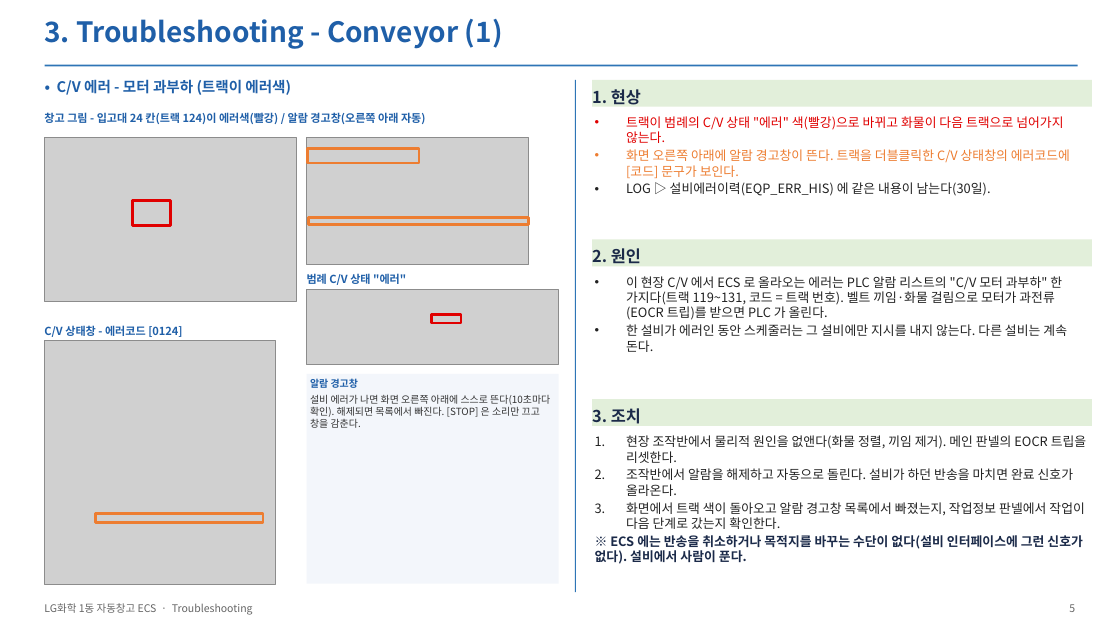
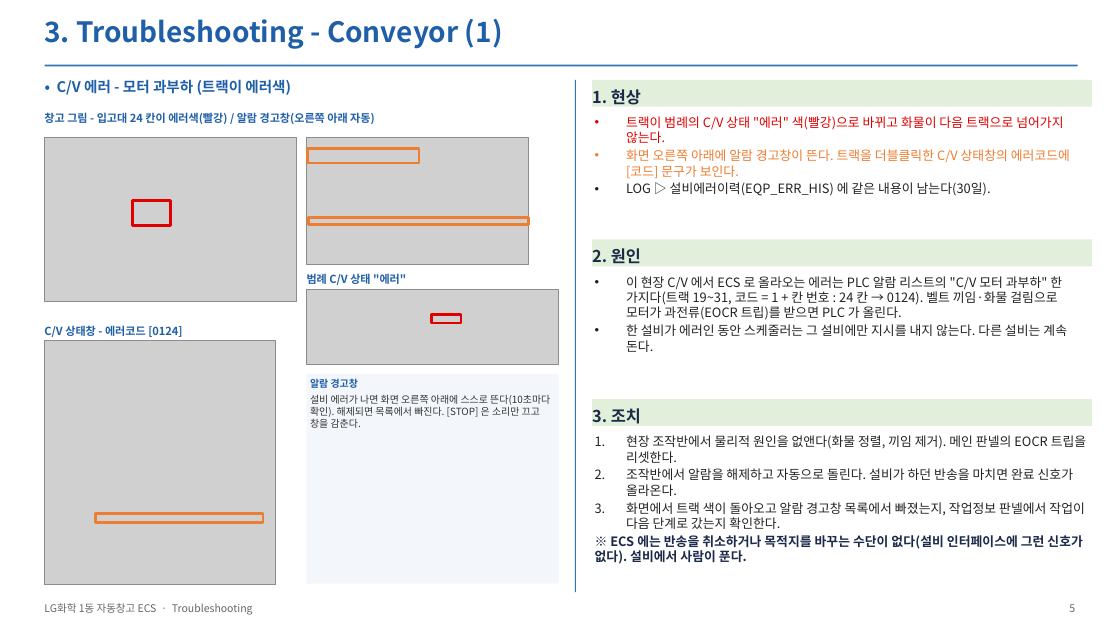
Before and after one commit to yeorijby-coder/LGLS_ALL, a slide deck: slide 5 of docs/산출물_20261110/05_ECS_Troubleshooting_1107.pptx. Drawn at 1120x630 pixels with LibreOffice and Linux fonts; fonts in the diff are those of the drawing; grey boxes stand for pictures. Boxes give left, top, right and bottom in pixels: in the first picture for what was removed or moved away, otherwise in the second. Text is boxed around its words. In the diff, an @@ line names an element or a change of style, - is before the commit and + after.

```diff
--- a/docs/산출물_20261110/05_ECS_Troubleshooting_1107.pptx
+++ b/docs/산출물_20261110/05_ECS_Troubleshooting_1107.pptx
@@ text at (44, 111, 375, 126): text changed @@
-창고 그림 - 입고대 24 칸(트랙 124)이 에러색(빨강) / 알람 경고창(오른쪽 아래 자동)
+창고 그림 - 입고대 24 칸이 에러색(빨강) / 알람 경고창(오른쪽 아래 자동)
@@ text at (626, 276, 1062, 320): text changed @@
-• 이 현장 C/V 에서 ECS 로 올라오는 에러는 PLC 알람 리스트의 "C/V 모터 과부하" 한 가지다(트랙 119~131, 코드 = 트랙 번호). 벨트 끼임·화물 걸림으로 모터가 과전류(EOCR 트립)를 받으면 PLC 가 올린다.
+• 이 현장 C/V 에서 ECS 로 올라오는 에러는 PLC 알람 리스트의 "C/V 모터 과부하" 한 가지다(트랙 19~31, 코드 = 1 + 칸 번호 : 24 칸 → 0124). 벨트 끼임·화물 걸림으로 모터가 과전류(EOCR 트립)를 받으면 PLC 가 올린다.
```
Also in this commit, not shown: 6 other slides changed, 1 other file.
